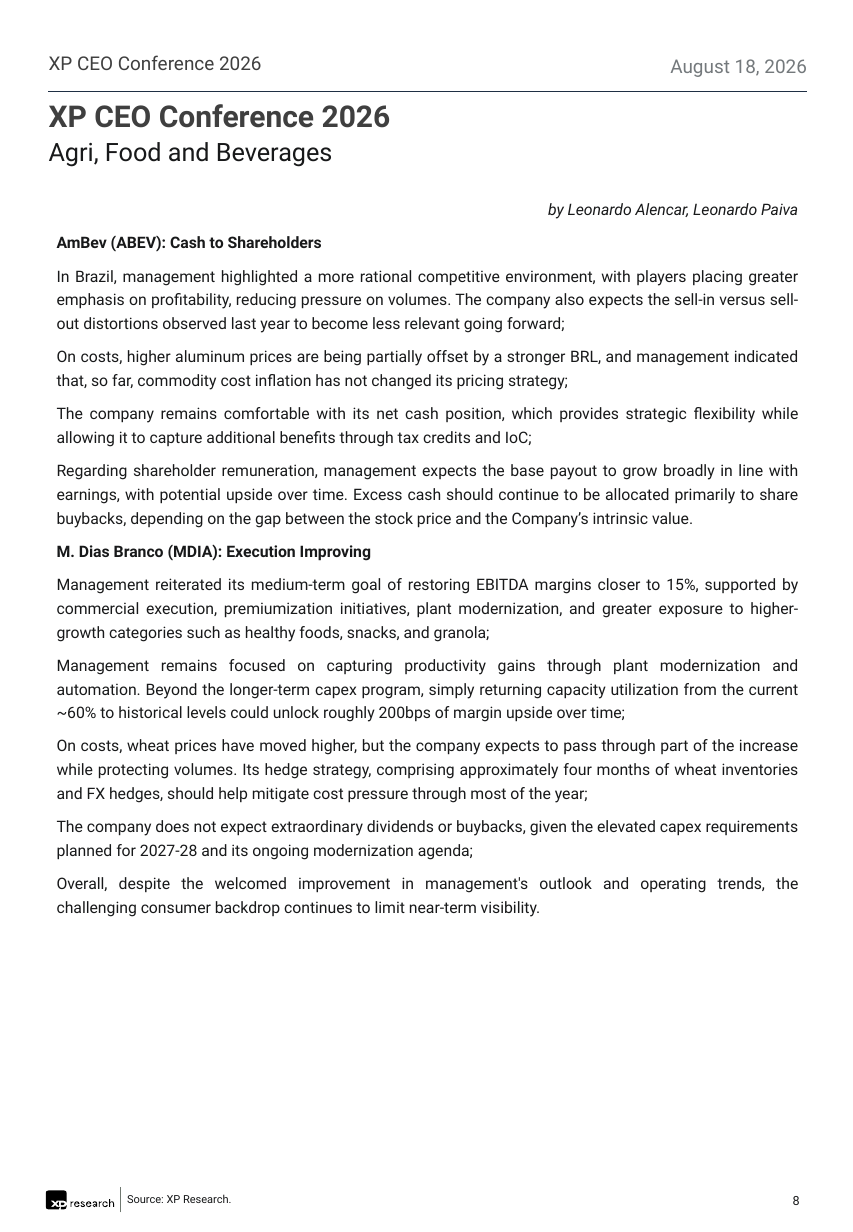
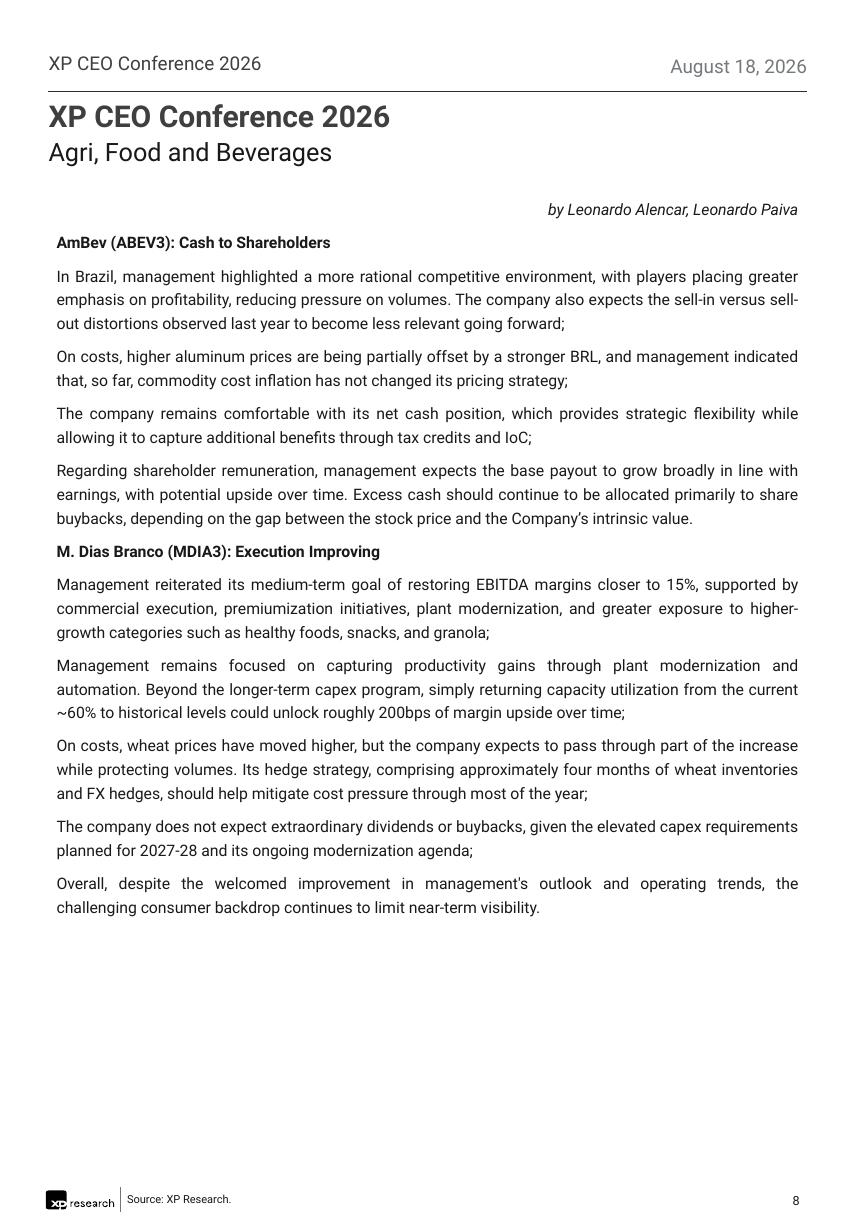
Before and after one commit to CaioLSouza/datasets, a slide deck: slide 8 of ceo_conference_2026/Feedback XP CEO Conference 2026.pptx. Drawn at 853x1232 pixels with LibreOffice and Linux fonts; fonts in the diff are those of the drawing. Boxes give left, top, right and bottom in pixels: in the first picture for what was removed or moved away, otherwise in the second. Text is boxed around its words. In the diff, an @@ line names an element or a change of style, - is before the commit and + after.

```diff
--- a/ceo_conference_2026/Feedback XP CEO Conference 2026.pptx
+++ b/ceo_conference_2026/Feedback XP CEO Conference 2026.pptx
@@ text at [57, 236, 330, 252]: text changed @@
-AmBev (ABEV): Cash to Shareholders
+AmBev (ABEV3): Cash to Shareholders
@@ text at [57, 544, 380, 561]: text changed @@
-M. Dias Branco (MDIA): Execution Improving
+M. Dias Branco (MDIA3): Execution Improving
```
Also in this commit, not shown: 16 other slides changed.
